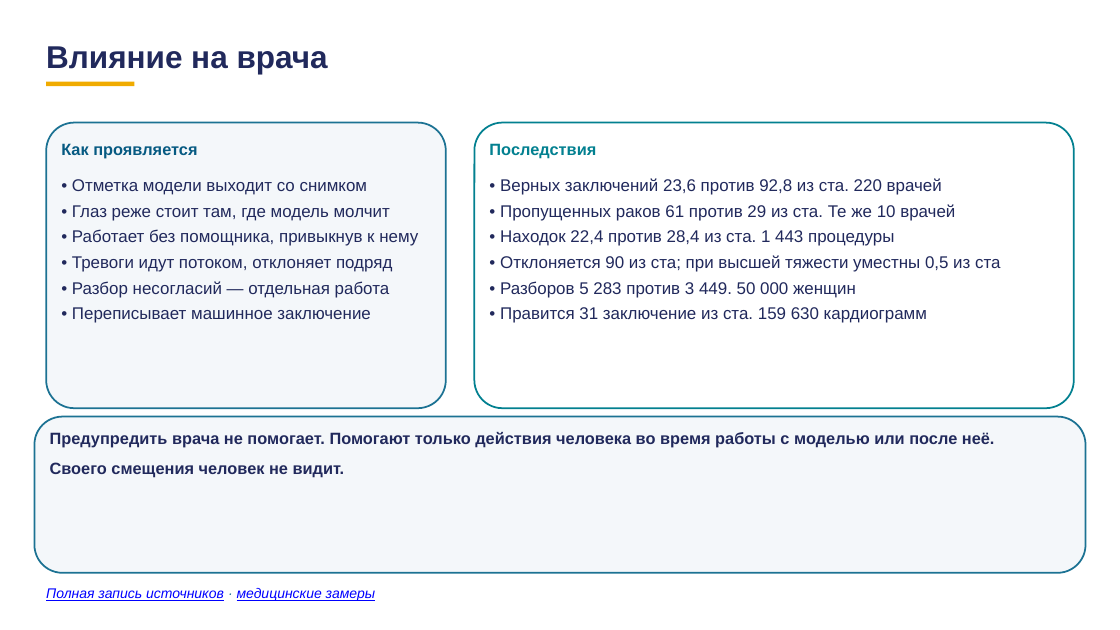
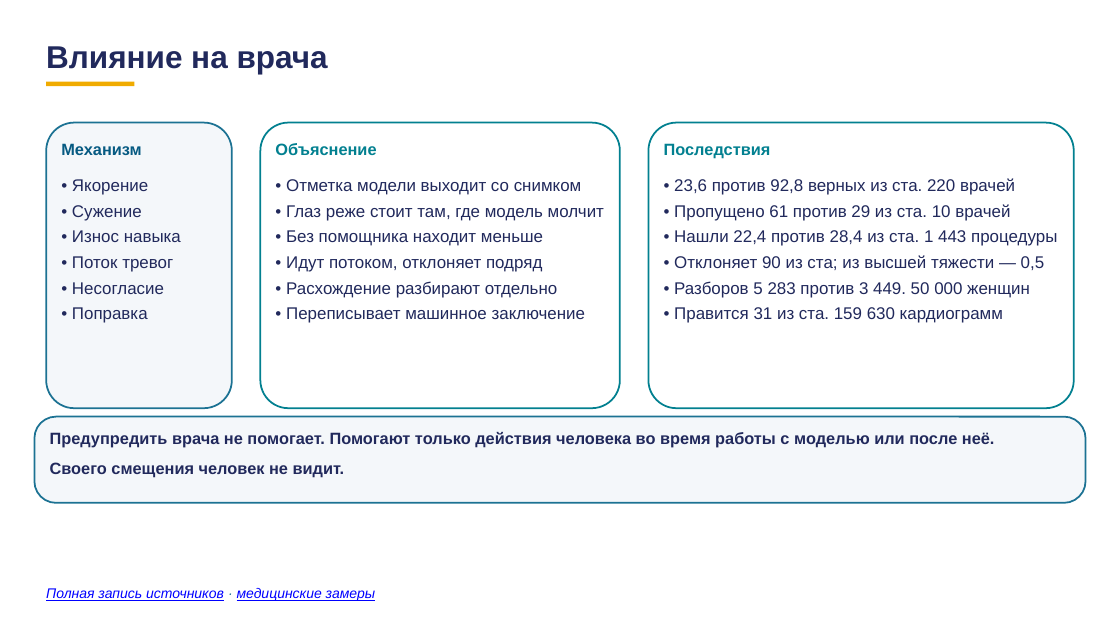
Before and after one commit to tellina-study/AI-usage-lessons, a slide deck: slide 2 of library/lectures/lec-07/rework/deck/tri-kadra-o-cheloveke.pptx. Drawn at 1120x630 pixels with LibreOffice and Linux fonts; fonts in the diff are those of the drawing. Boxes give left, top, right and bottom in pixels: in the first picture for what was removed or moved away, otherwise in the second. Text is boxed around its words. In the diff, an @@ line names an element or a change of style, - is before the commit and + after.

```diff
--- a/library/lectures/lec-07/rework/deck/tri-kadra-o-cheloveke.pptx
+++ b/library/lectures/lec-07/rework/deck/tri-kadra-o-cheloveke.pptx
@@ rounded rectangle at [46,123,232,408]: proportions changed @@
@@ rounded rectangle: place and size @@
-rounded rectangle at [46,123,446,408]
+rounded rectangle at [46,123,232,408]
@@ text removed at [61,143,197,159] @@
-Как проявляется
@@ text added at [61,143,141,155], 14 pt, text #065A82, bold @@
+Механизм
@@ rounded rectangle added at [260,123,620,408], fill #FFFFFF, outline #028090 1.5 pt @@
@@ text added at [275,143,376,155], 14 pt, text #028090, bold @@
+Объяснение
@@ rounded rectangle: place and size @@
-rounded rectangle at [475,123,1075,408]
+rounded rectangle at [649,123,1074,408]
@@ text "Последствия": place and size @@
-text "Последствия" at [489,143,596,159]
+text "Последствия" at [664,143,771,159]
@@ text added at [72,179,181,323], 14.5 pt, text #21295C @@
+• Якорение
+• Сужение
+• Износ навыка
+• Поток тревог
+• Несогласие
+• Поправка
@@ text "• Отметка модели выходит со ...": place and size @@
-text "• Отметка модели выходит со ..." at [72,179,418,323]
+text "• Отметка модели выходит со ..." at [286,179,604,323]
@@ text "• 23,6 против 92,8 верных ...": place and size @@
-text "• 23,6 против 92,8 верных ..." at [500,178,1000,323]
+text "• 23,6 против 92,8 верных ..." at [674,178,1057,323]
@@ text at [674,178,1057,270]: text changed @@
-• Верных заключений 23,6 против 92,8 из ста. 220 врачей
-• Пропущенных раков 61 против 29 из ста. Те же 10 врачей
-• Находок 22,4 против 28,4 из ста. 1 443 процедуры
-• Отклоняется 90 из ста; при высшей тяжести уместны 0,5 из ста
+• 23,6 против 92,8 верных из ста. 220 врачей
+• Пропущено 61 против 29 из ста. 10 врачей
+• Нашли 22,4 против 28,4 из ста. 1 443 процедуры
+• Отклоняет 90 из ста; из высшей тяжести — 0,5
@@ text at [286,230,557,298]: text changed @@
-• Работает без помощника, привыкнув к нему
-• Тревоги идут потоком, отклоняет подряд
-• Разбор несогласий — отдельная работа
+• Без помощника находит меньше
+• Идут потоком, отклоняет подряд
+• Расхождение разбирают отдельно
@@ text at [674,307,1003,323]: text changed @@
-• Правится 31 заключение из ста. 159 630 кардиограмм
+• Правится 31 из ста. 159 630 кардиограмм
@@ rounded rectangle: place and size @@
-rounded rectangle at [34,417,1086,573]
+rounded rectangle at [34,417,1086,503]
@@ rounded rectangle at [34,417,1086,503]: proportions changed @@
```
Also in this commit, not shown: 2 other slides changed, 2 other files.
